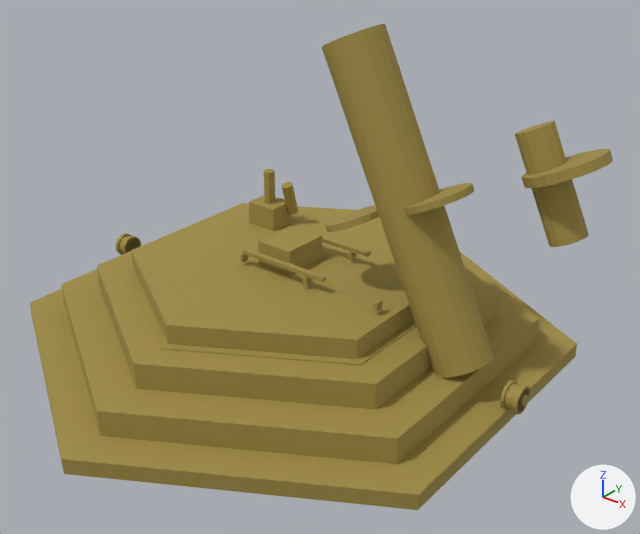
One commit to the glTF model buildings/howitzer/howitzer_s1_100.glb: the scene before it, then after it.
Rendered twice from a 50 mm camera at (5.2, -6.04, 4.64) aimed at (0.5, -0.16, 0.99). The axes (+X, +Y, +Z) are drawn at lower right. The lights are the same throughout. The first picture is the older version. Where no turn or scale is listed for an object, it has been applied to the vertices. Vertices at exactly the same position are counted once.

The scene before the commit, as lines of its bpy script (objects in view):
```python
me_cube_009 = bpy.data.meshes.new('Cube.009')
me_cube_009.from_pydata(...)  # 780 vertices, 1364 faces; spans x -1.82..3.83, y -3.45..2.25, z -0.97..2.29
me_cube_009.materials.append(mat_mx_wood_dk)
me_cube_009.materials.append(mat_mx_stone_dk)
me_cube_009.materials.append(mat_mx_stone_lt)
me_cube_009.materials.append(mat_mx_metal_dk)
me_cube_009.materials.append(mat_mx_metal_mid)
me_cube_009.materials.append(mat_mx_copper)
me_cube_009.materials.append(mat_mx_heat)
me_cube_009.materials.append(mat_mx_harvester)
me_cube_009.materials.append(mat_mx_warning)
me_cube_009.materials.append(mat_mx_wood)
ob_h_ammocrate = bpy.data.objects.new('H_AmmoCrate', me_cube_009)
ob_h_ammocrate.location = (-0.8, 0.6, 0.97)
```
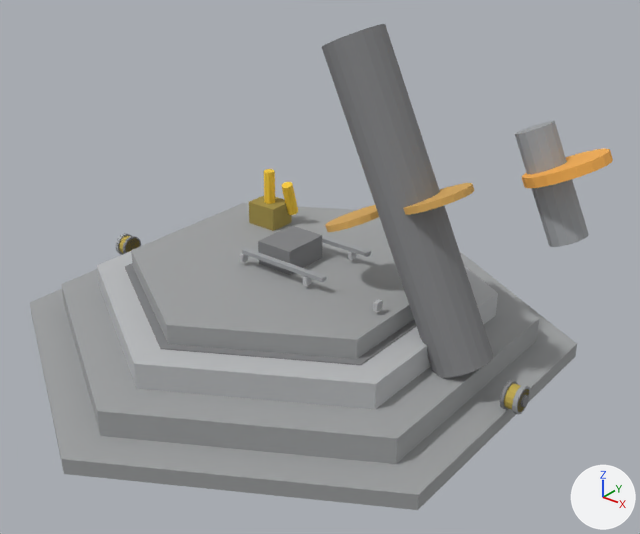
What differs and where, as boxes (x1, y1, x2, y2) in the pictures (640 x 534 px):
part 1 of me_cube_009, recoloured (yellow to grey)
    both: (30, 24, 589, 510)
part 2 of me_cube_009, recoloured
    both: (264, 148, 613, 232)
part 3 of me_cube_009, recoloured (lighter)
    both: (97, 196, 529, 412)

The change in detail:
me_cube_009 has 780 vertices, 1364 faces and spans x -1.82..3.83, y -3.45..2.25, z -0.97..2.29.
me_cube_009 is used by ob_h_ammocrate; location (-0.8, 0.6, 0.97).
me_cube_009 part 1: 844 faces centred in x -1.82..3.74, y -2.97..1.77, z -0.97..2.29 are repainted in the vertex colours; the middle colour goes from yellow #a28e45 to grey #828385.
me_cube_009 part 2: 312 faces centred in x -0.14..3.82, y -2.08..0.88, z -0.57..1.62 are repainted in the vertex colours; the middle colour goes from yellow #a28e45 to orange #edab5c.
me_cube_009 part 3: 208 faces centred in x -1.8..3.4, y -2.3..1.1, z -0.78..0.12 are repainted in the vertex colours; the middle colour goes from yellow #a28e45 to yellow #beaa4e.
